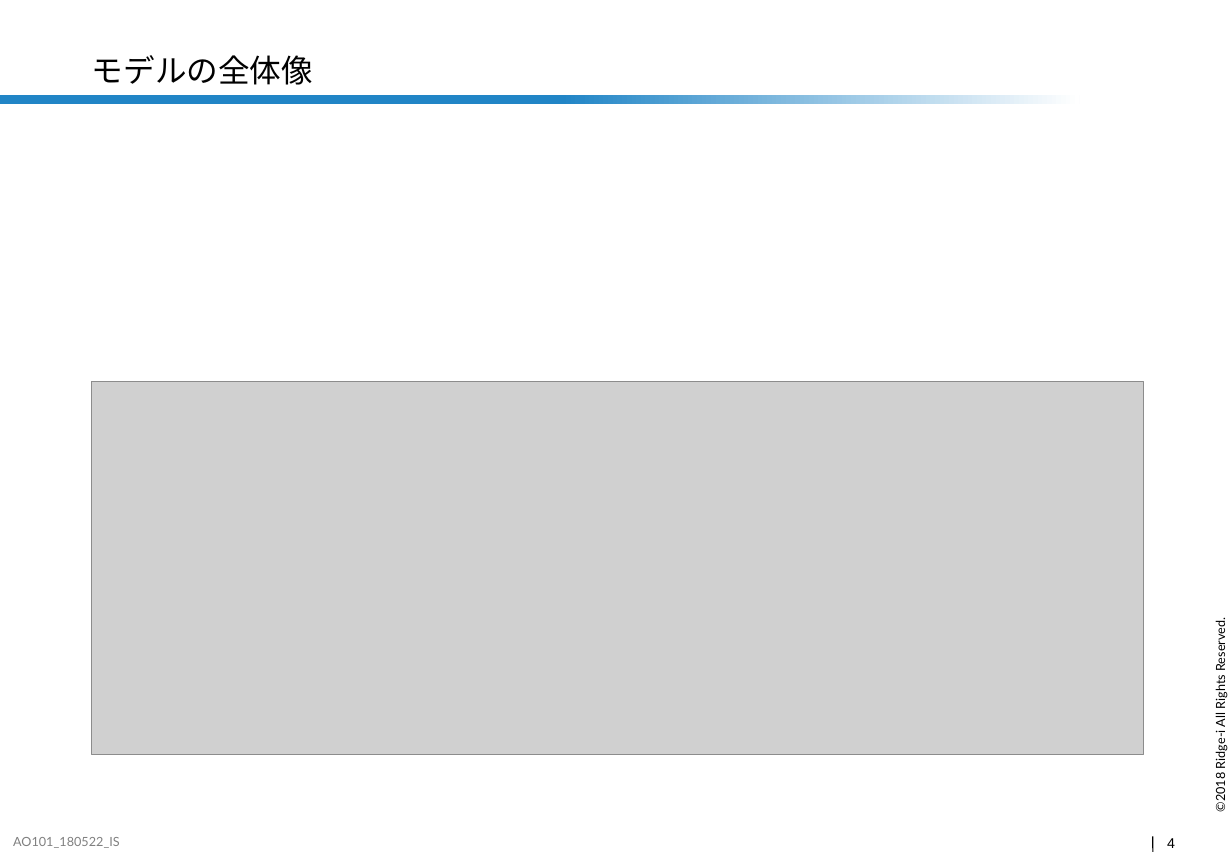
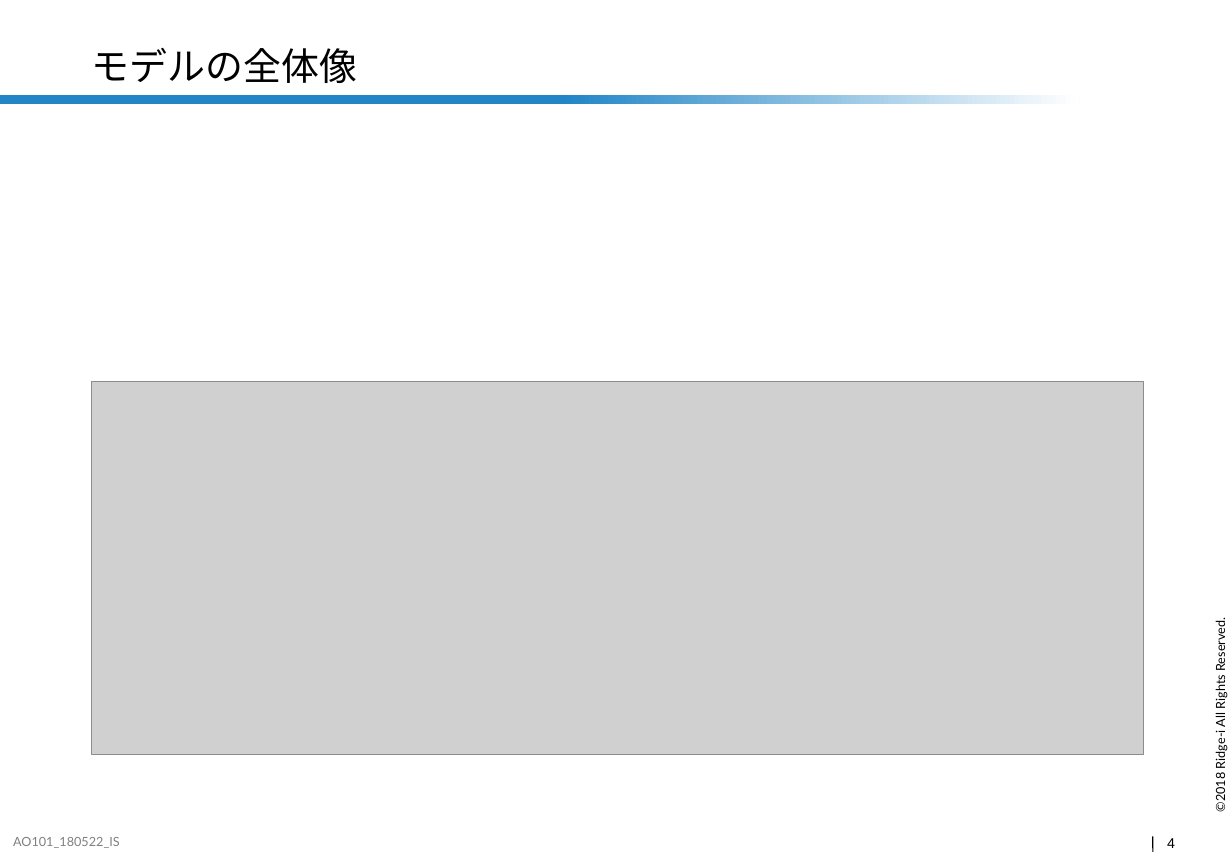
Before and after one commit to nocotan/slides, a slide deck: slide 4 of cycada.pptx. Drawn at 1232x853 pixels with LibreOffice and Linux fonts; fonts in the diff are those of the drawing; grey boxes stand for pictures; background and template pictures are left out. Boxes give left, top, right and bottom in pixels: in the first picture for what was removed or moved away, otherwise in the second. Text is boxed around its words. In the diff, an @@ line names an element or a change of style, - is before the commit and + after.

Commit message:
modify

```diff
--- a/cycada.pptx
+++ b/cycada.pptx
@@ title "モデルの全体像" at (x1=92, y1=48, x2=357, y2=83): size 20 to 24 pt @@
```
